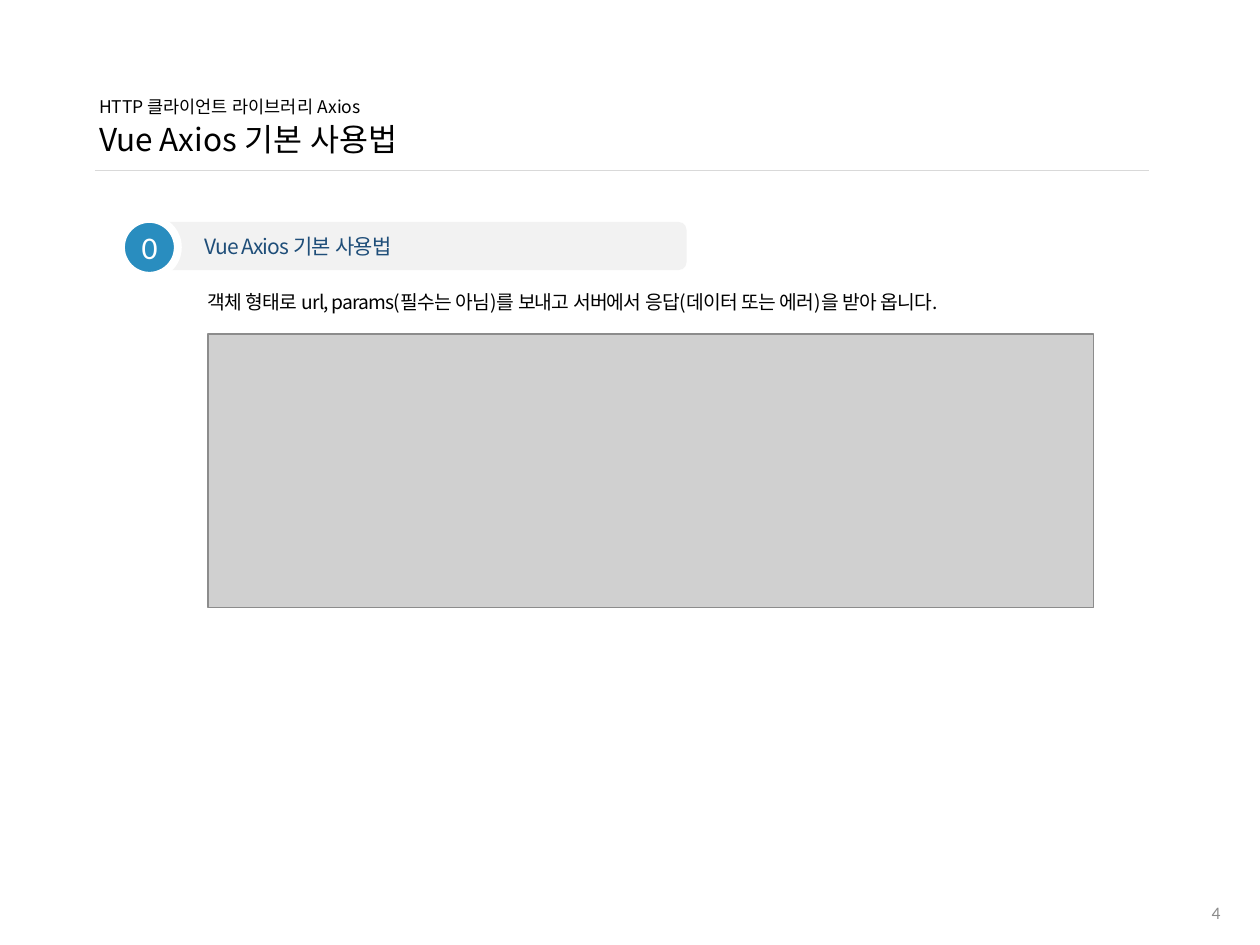
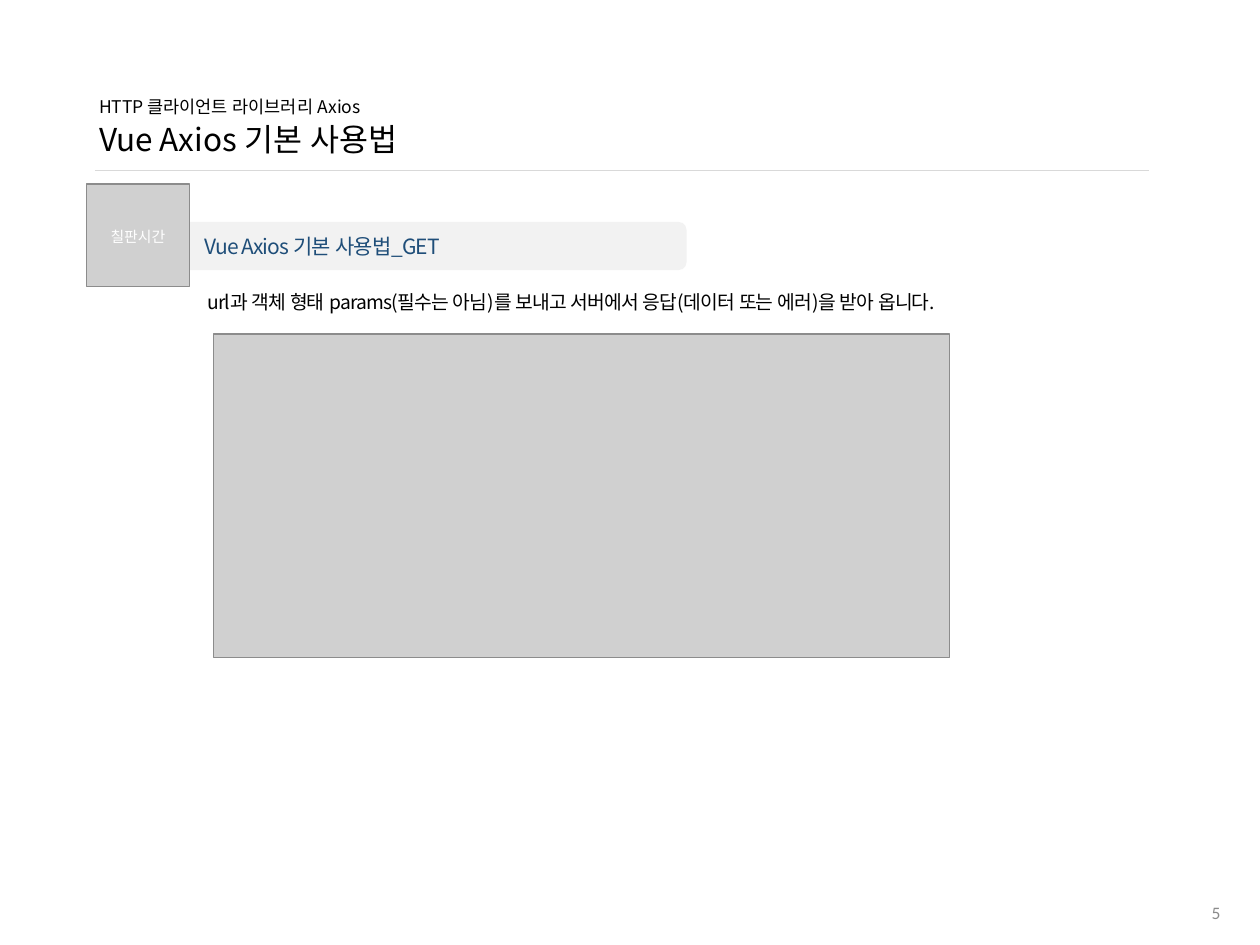
Before and after one commit to ddowon/vueStudy, a slide deck: slide 6 of 01.참고자료/191104_HTTP 클라이언트 라이브러리 Axios.pptx (slide 5 before the commit). Drawn at 1260x945 pixels with LibreOffice and Linux fonts; fonts in the diff are those of the drawing; grey boxes stand for pictures; background and template pictures are left out. Boxes give left, top, right and bottom in pixels: in the first picture for what was removed or moved away, otherwise in the second. Text is boxed around its words. In the diff, an @@ line names an element or a change of style, - is before the commit and + after.

Commit message:
11월 4일 11차 Axios 스터디 자료 업데이트

```diff
--- a/01.참고자료/191104_HTTP 클라이언트 라이브러리 Axios.pptx
+++ b/01.참고자료/191104_HTTP 클라이언트 라이브러리 Axios.pptx
@@ picture added at <box>87,184,190,287</box> @@
@@ text added at <box>111,230,166,243</box>, 8.5 pt, text #FFFFFF @@
+칠판시간
@@ ellipse removed at <box>121,219,178,276</box> @@
-0
@@ text in rounded rectangle at <box>205,236,440,257</box>: text changed @@
-Vue Axios 기본 사용법
+Vue Axios 기본 사용법_GET
@@ text at <box>208,293,935,314</box>: text changed @@
-객체 형태로 url, params(필수는 아님)를 보내고 서버에서 응답(데이터 또는 에러)을 받아 옵니다.
+url과 객체 형태 params(필수는 아님)를 보내고 서버에서 응답(데이터 또는 에러)을 받아 옵니다.
@@ picture: place and size @@
-picture at <box>208,334,1094,607</box>
+picture at <box>213,334,949,658</box>
@@ page number at <box>1212,908,1221,919</box>: text changed @@
-4
+5
```
Also in this commit, not shown: 8 other slides changed, 5 slides added.
